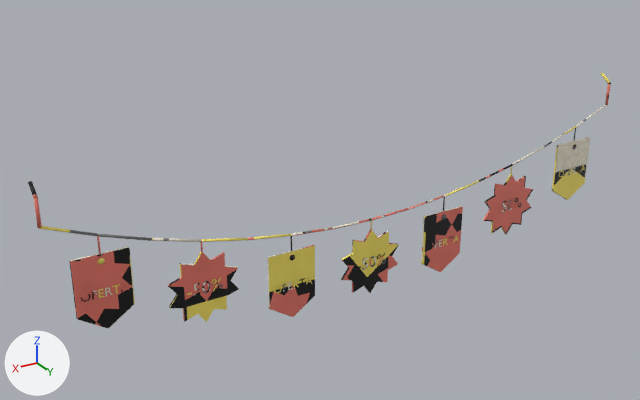
An edit to the FBX model unity/CheckoutSimulator/Assets/Resources/EventProps2/FimMes_PriceTags.fbx, drawn before and after from the same camera.
One viewpoint serves both versions: a camera (50 mm lens) standing at (2.15, 3.12, 3.65) and looking at (0.19, -0.16, 2.01). Lighting does not change. The marker at lower left points along +X, +Y and +Z. The older version comes first. Where no turn or scale is listed for an object, it has been applied to the vertices.

Objects in the first picture: 'FimMes_PriceTags'.
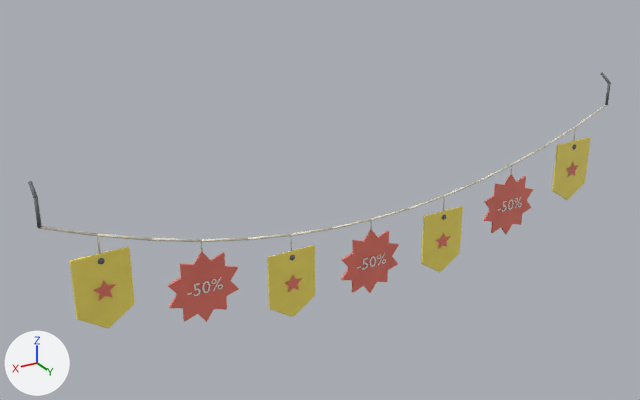
Pixel boxes [x1, y1, x2, y2] of what changed, in the pictures (640 x 400 px):
part 1 of me_cylinder_323, deleted
    before: [81, 165, 585, 302]
part 2 of me_cylinder_323, built on
    before: [97, 128, 576, 298]
    after: [93, 128, 578, 301]
part 3 of me_cylinder_323, surface changed
    both: [28, 72, 611, 328]

The edits, one by one:
me_cylinder_323 is used by ob_fimmes_pricetags; location (0.0, 0.0, 0.0).
me_cylinder_323 had 1218 vertices, 1032 faces and spanned x -1.51..1.51, y -0.06..0.01, z 1.54..2.42.
me_cylinder_323 now has 934 vertices, 764 faces and spans x -1.51..1.51, y -0.06..0.01, z 1.54..2.42.
me_cylinder_323 part 1: 14 loose pieces with 160 vertices, spanning x -1.39..1.38, y 0.01, z 1.69..1.94, are deleted.
Part 2, on me_cylinder_323:
144 vertices are removed from x -1.32..1.31, y 0.01, z 1.69..1.94.
182 faces are deleted.
26 vertices move within x -1.3..1.29, y 0.0..0.01, z 1.73..2.17.
20 vertices are added at x -1.33..1.33, y 0.01, z 1.68..1.98.
62 new faces join them.
me_cylinder_323 part 3: 704 kept faces spanning x -1.51..1.51, y -0.06..0.01, z 1.54..2.42 get new texture (UV) coordinates.
